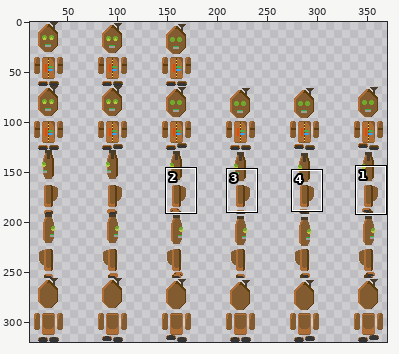
A sprite sheet gets an edit: Data/__RAW/actors/player.png. Above, an overview of the earlier version with the close-up marked.
Close-up. Earlier state:
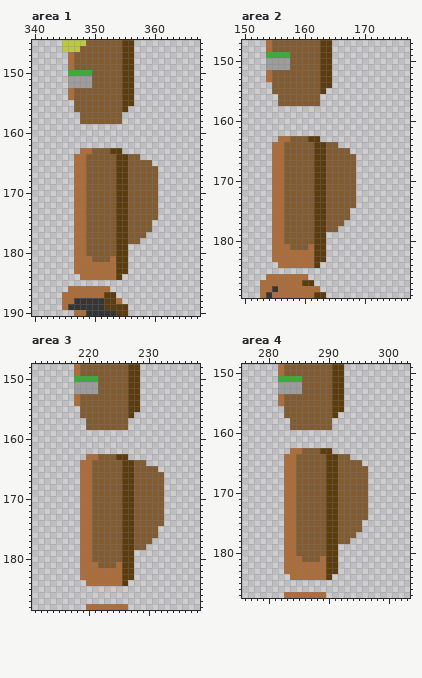
The file is 384x320 pixels. Shown: area 1: x 340..367, y 145..190; area 2: x 150..177, y 147..189; area 3: x 211..238, y 148..188; area 4: x 276..303, y 149..187. The wide view leaves out empty margins. The commit also changed other parts of the picture, which this record leaves out.
New version:
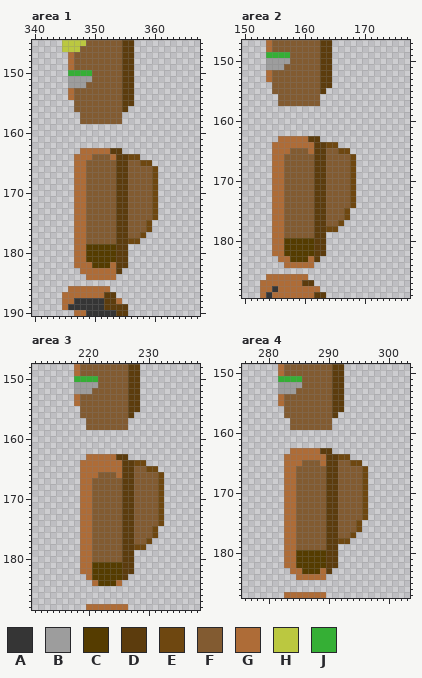
Palette (. is transparent): A #353535  B #9d9d9d  C #553c00  D #5c3c0d  E #6e4710  F #825b31  G #ae6c37  H #bbc840  J #35af35
The exact change:
Area 1:
y 152: x 349 B -> F
y 163: x 350..352 FFF -> GGG
y 164: x 349 F -> G; x 353 F -> G; x 356..357 FF -> EE
y 165: x 358..359 FF -> EE
y 166..174: x 360 F -> E
y 175..176: x 359 F -> E
y 177: x 358 F -> E
y 178: x 356..357 FF -> EE
y 179..180: x 349..353 FFFFF -> CCCCC
y 181: x 349..353 GFFFG -> CCCCC
y 182: x 350..352 GGG -> CCC
y 183: x 347 G -> .; x 355 D -> .
y 184: x 348 G -> .; x 354 D -> .
Area 2:
y 151: x 157 B -> F
y 163: x 158..160 FFF -> GGG
y 164: x 157..161 FFFFF -> GGGGG; x 164..165 FF -> EE
y 165: x 157 F -> G; x 161 F -> G; x 166..167 FF -> EE
y 166..174: x 168 F -> E
y 175..176: x 167 F -> E
y 177: x 166 F -> E
y 178: x 164..165 FF -> EE
y 180: x 157..161 FFFFF -> CCCCC
y 181: x 157..161 GFFFG -> CCCCC
y 182: x 157..161 GGGGG -> CCCCC
y 183: x 155 G -> .; x 158..160 GGG -> CCC; x 163 D -> .
y 184: x 156 G -> .; x 162 D -> .
Area 3:
y 152: x 221 B -> F
y 163: x 222..224 FFF -> GGG
y 164: x 221..225 FFFFF -> GGGGG; x 228..229 FF -> EE
y 165: x 221..225 FFFFF -> GGGGG; x 230..231 FF -> EE
y 166: x 221 F -> G; x 225 F -> G; x 232 F -> E
y 167..174: x 232 F -> E
y 175..176: x 231 F -> E
y 177: x 230 F -> E
y 178: x 228..229 FF -> EE
y 181: x 221..225 GFFFG -> CCCCC
y 182: x 221..225 GGGGG -> CCCCC
y 183: x 219 G -> .; x 221..225 GGGGG -> CCCCC; x 227 D -> .
y 184: x 220 G -> .; x 222..224 GGG -> CCC; x 226 D -> .
Area 4:
y 153: x 285 B -> F
y 163: x 286..288 FFF -> GGG
y 164: x 285..289 FFFFF -> GGGGG; x 292..293 FF -> EE
y 165: x 285 F -> G; x 289 F -> G; x 294..295 FF -> EE
y 166..174: x 296 F -> E
y 175..176: x 295 F -> E
y 177: x 294 F -> E
y 178: x 292..293 FF -> EE
y 180: x 285..289 FFFFF -> CCCCC
y 181: x 285..289 GFFFG -> CCCCC
y 182: x 285..289 GGGGG -> CCCCC
y 183: x 283 G -> .; x 286..288 GGG -> CCC; x 291 D -> .
y 184: x 284 G -> .; x 290 D -> .
Changed places in both close-ups, as pixel boxes (x1, y1, x2, y2):
changed: (86, 82, 92, 88)
changed: (74, 148, 158, 280)
changed: (284, 64, 290, 70)
changed: (272, 136, 356, 268)
changed: (92, 388, 98, 394)
changed: (80, 454, 164, 586)
changed: (296, 388, 302, 394)
changed: (284, 448, 368, 580)
